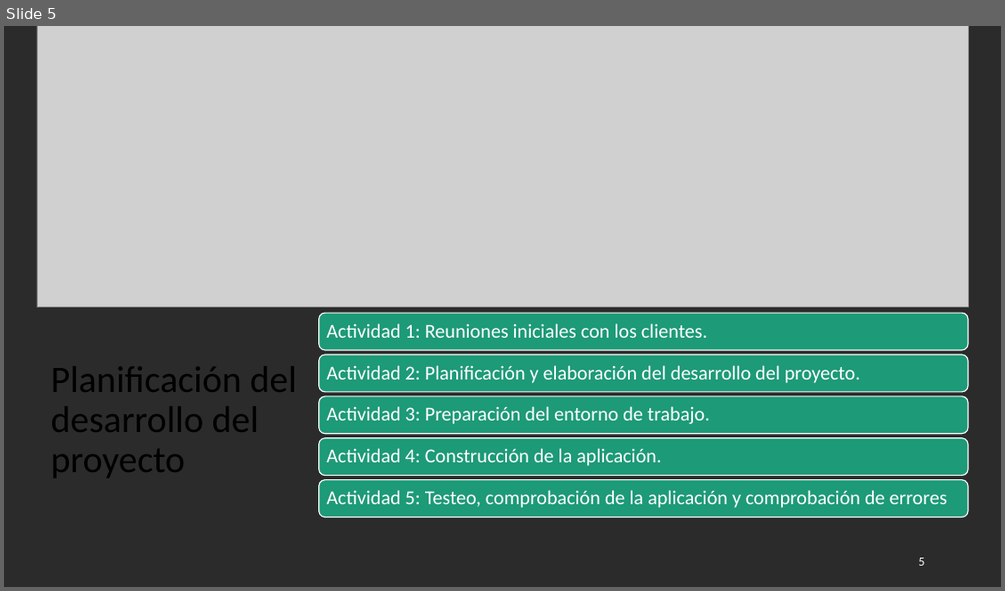
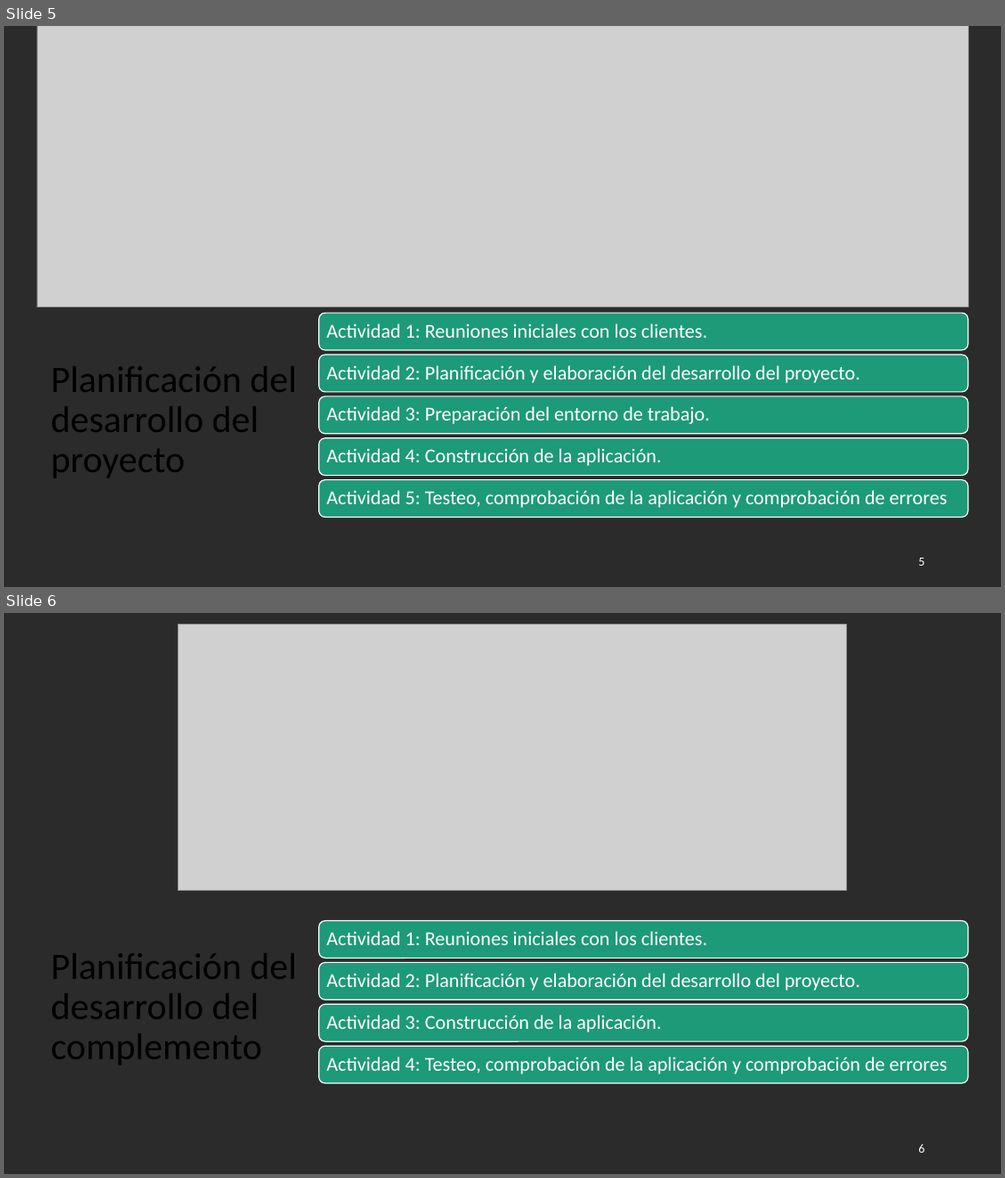
Before and after one commit to alejomaf/UAL-Inventarium, a slide deck: documentacion/presentacion/PresentacionTFG.pptx. Shown one above the other, each under a label of ours: slide 5 before the commit, slides 5 and 6 after it. The pictures are 1005x591 and 1005x1178 pixels, drawn with LibreOffice and Linux fonts; fonts in the diff are those of the drawing; grey boxes stand for pictures; background and template pictures are left out; a plain dark background stands for a picture behind light text. Boxes give left, top, right and bottom in pixels: in the first picture for what was removed or moved away, otherwise in the second. Text is boxed around its words. In the diff, an @@ line names an element or a change of style, - is before the commit and + after.

```diff
--- a/documentacion/presentacion/PresentacionTFG.pptx
+++ b/documentacion/presentacion/PresentacionTFG.pptx
@@ slide 6 added at (x1=4, y1=613, x2=1001, y2=1174), background picture (left out) @@
@@ picture added at (x1=178, y1=625, x2=847, y2=891) @@
@@ title added at (x1=51, y1=953, x2=297, y2=1064), 36 pt, text #000000 @@
+Planificación del desarrollo del complemento
@@ group added at (x1=319, y1=920, x2=968, y2=1083): 4 rounded rectangles, 4 texts @@
+Actividad 1: Reuniones iniciales con los clientes.
+Actividad 2: Planificación y elaboración del desarrollo del proyecto.
+Actividad 3: Construcción de la aplicación.
+Actividad 4: Testeo, comprobación de la aplicación y comprobación de errores
@@ page number added at (x1=918, y1=1143, x2=924, y2=1152), 12 pt, text #FFFFFF @@
+6
```
Also in this commit, not shown: 5 slides changed, 1 slide removed.
